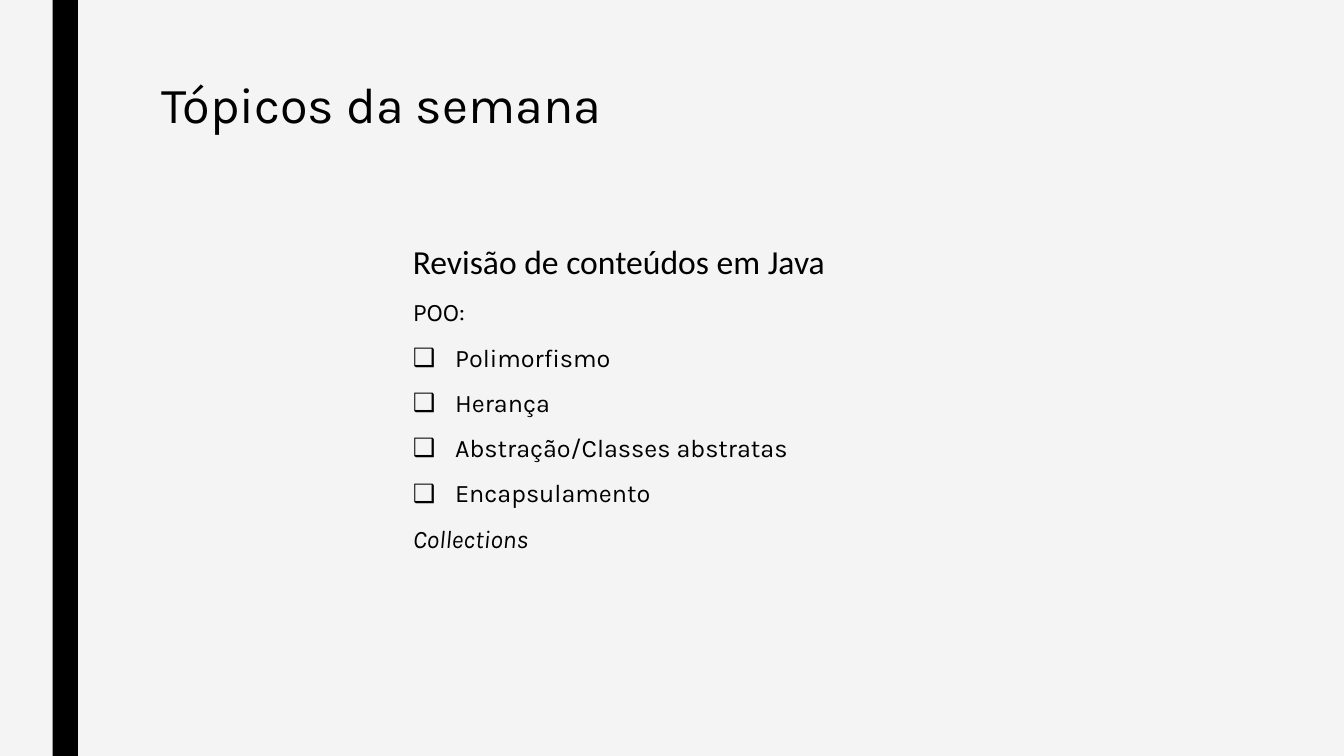
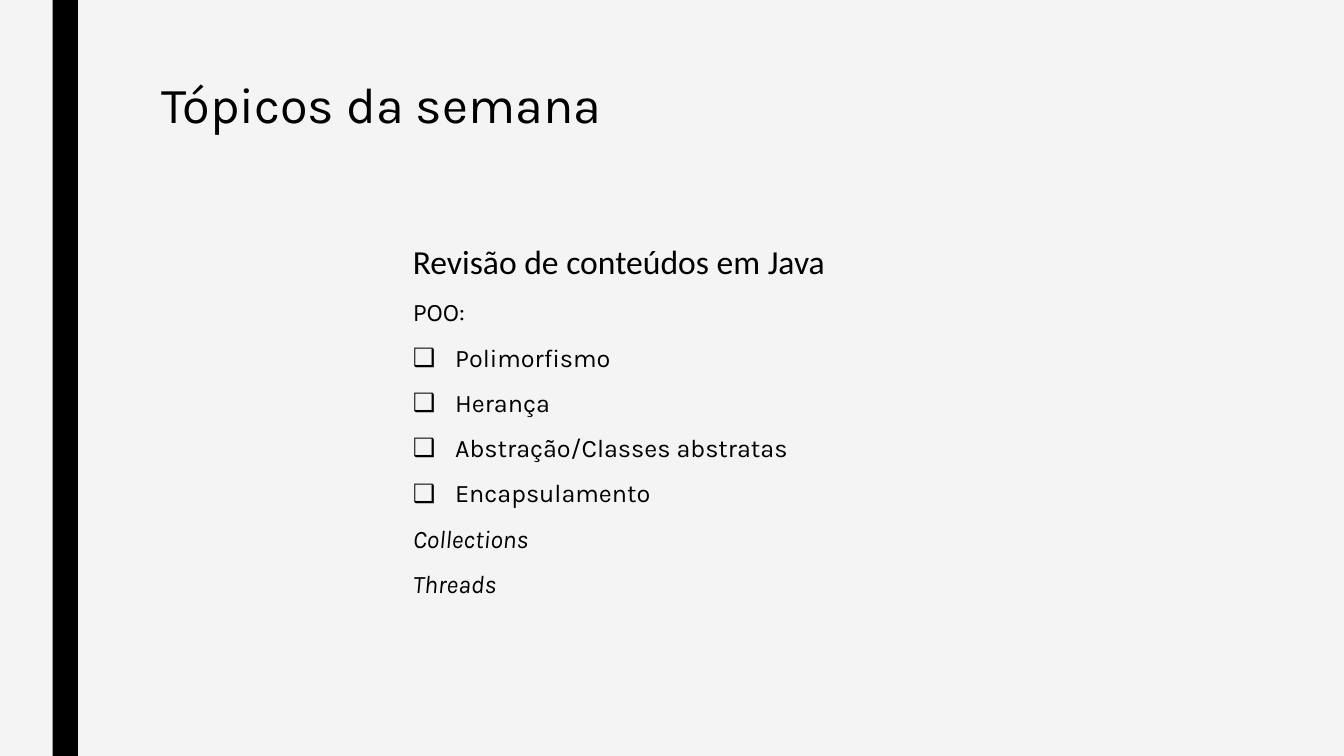
Before and after one commit to wlgomes/upskill-nov22, a slide deck: slide 2 of UPSKILL - AutoestudoS1_valentimgomes.pptx. Drawn at 1344x756 pixels with LibreOffice and Linux fonts; fonts in the diff are those of the drawing. Boxes give left, top, right and bottom in pixels: in the first picture for what was removed or moved away, otherwise in the second. Text is boxed around its words. In the diff, an @@ line names an element or a change of style, - is before the commit and + after.

```diff
--- a/UPSKILL - AutoestudoS1_valentimgomes.pptx
+++ b/UPSKILL - AutoestudoS1_valentimgomes.pptx
@@ text at <box>413,575,496,594</box>: paragraph added @@
+Threads
```
Also in this commit, not shown: 4 other slides changed, 1 slide added, 3 other files.
